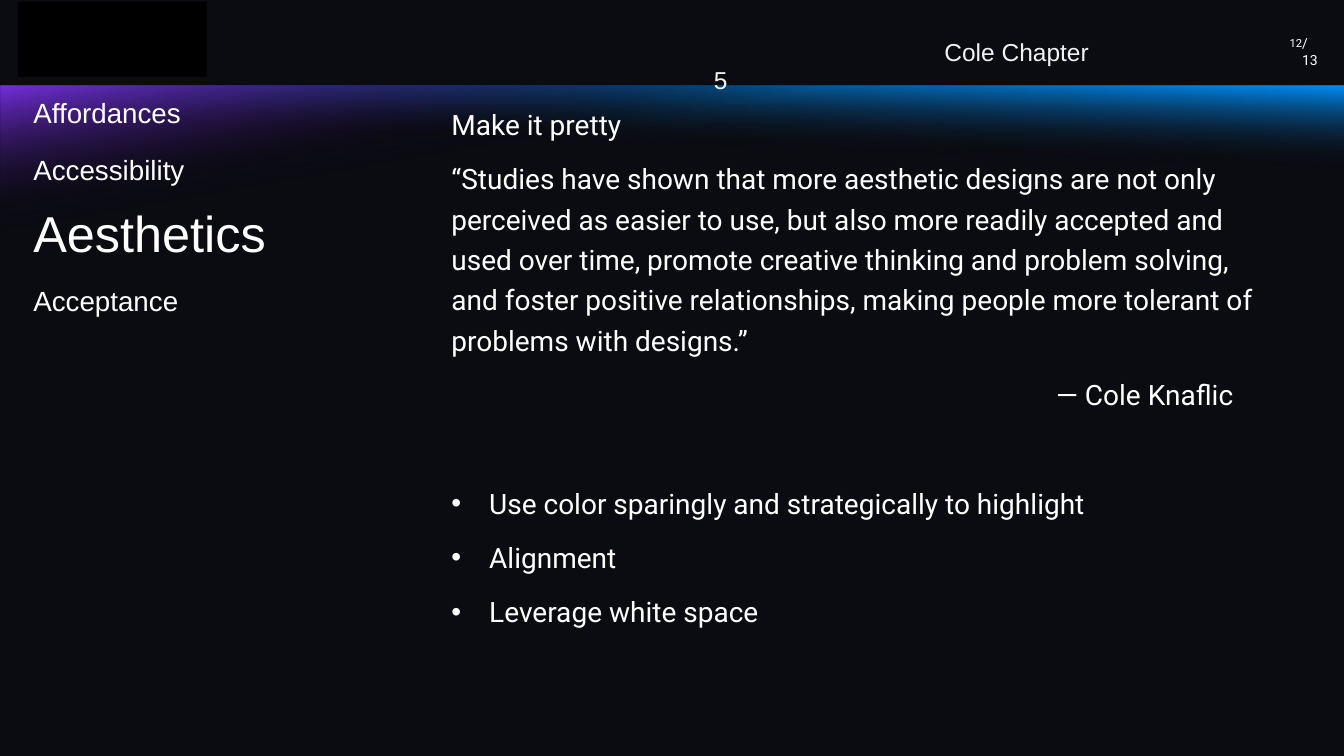
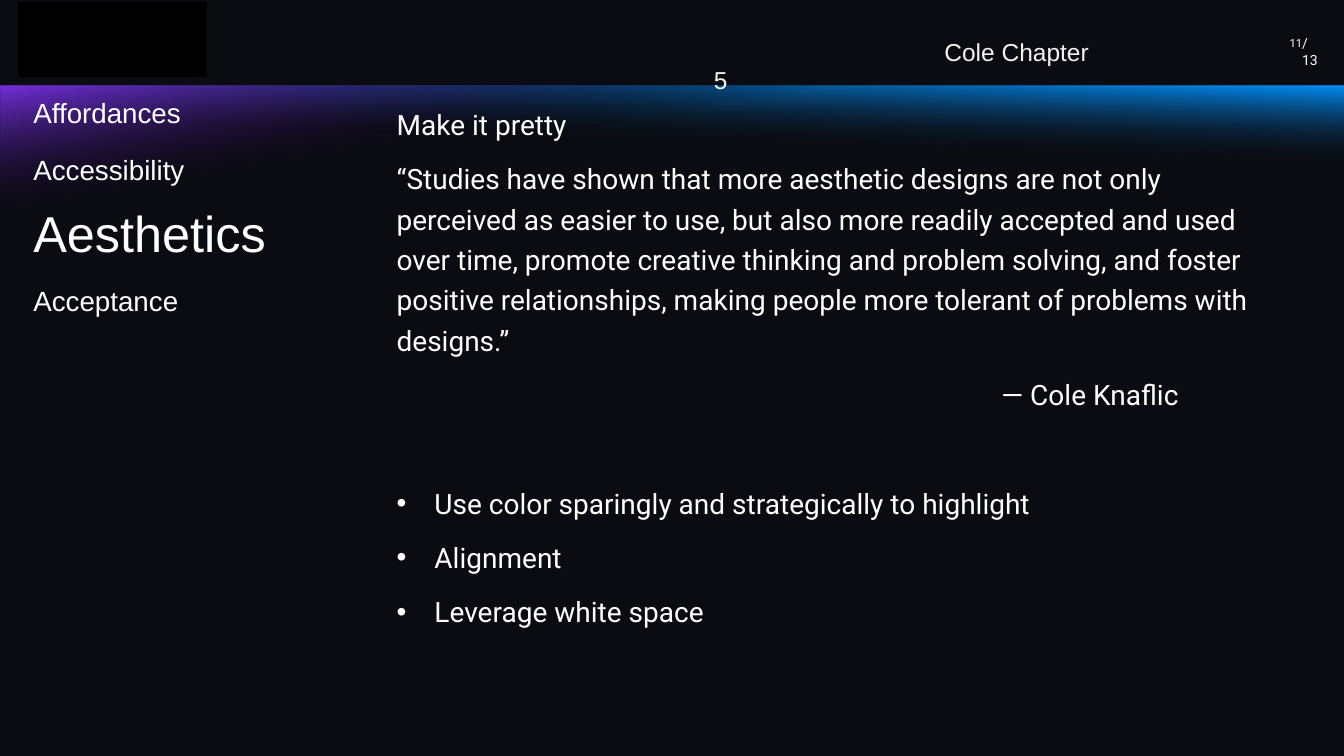
Before and after one commit to Alissa-Ouspen/data110_alissa, a slide deck: slide 11 of week6/ColeCh5_Ouspenskaia.pptx (slide 12 before the commit). Drawn at 1344x756 pixels with LibreOffice and Linux fonts; fonts in the diff are those of the drawing. Boxes give left, top, right and bottom in pixels: in the first picture for what was removed or moved away, otherwise in the second. Text is boxed around its words. In the diff, an @@ line names an element or a change of style, - is before the commit and + after.

```diff
--- a/week6/ColeCh5_Ouspenskaia.pptx
+++ b/week6/ColeCh5_Ouspenskaia.pptx
@@ page number at [1290, 39, 1303, 49]: text changed @@
-12
+11
@@ text "Make it pretty" rewrapped from [451, 114, 1252, 628] to [397, 114, 1247, 628] @@
```
Also in this commit, not shown: 1 slide removed.
